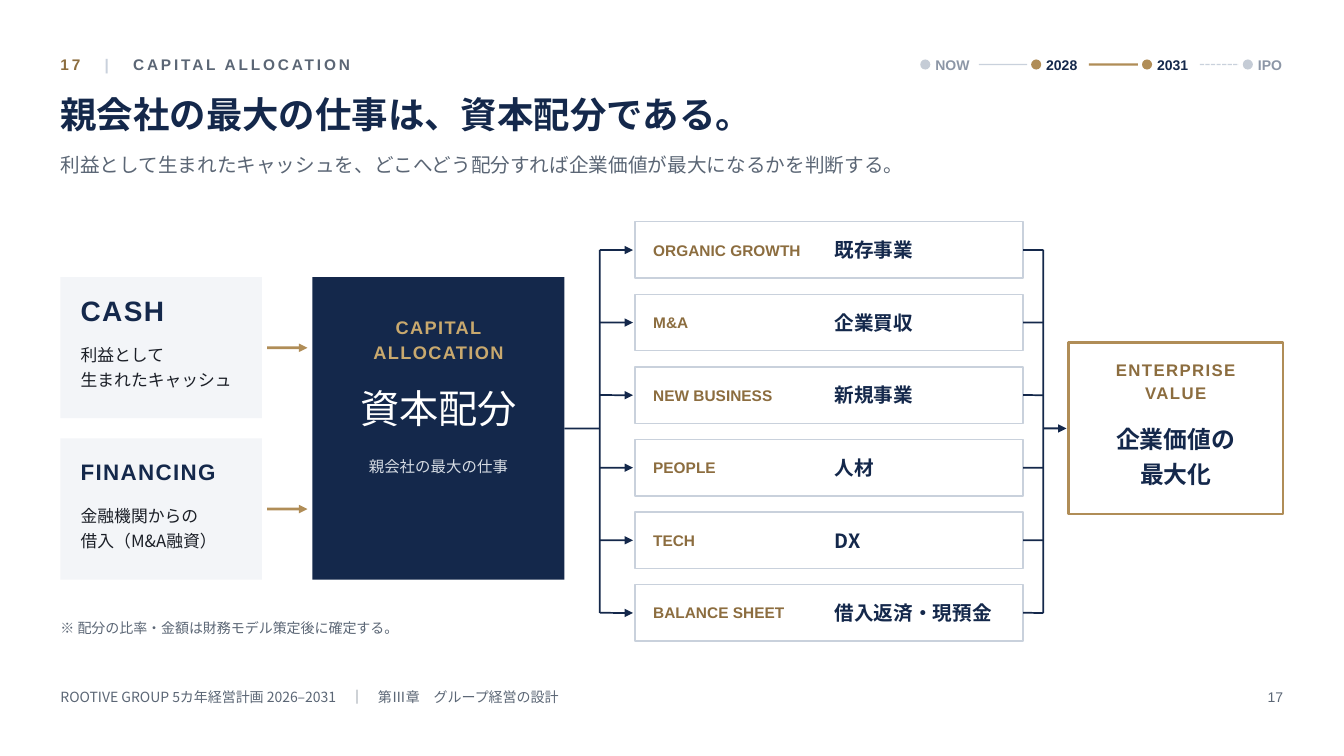
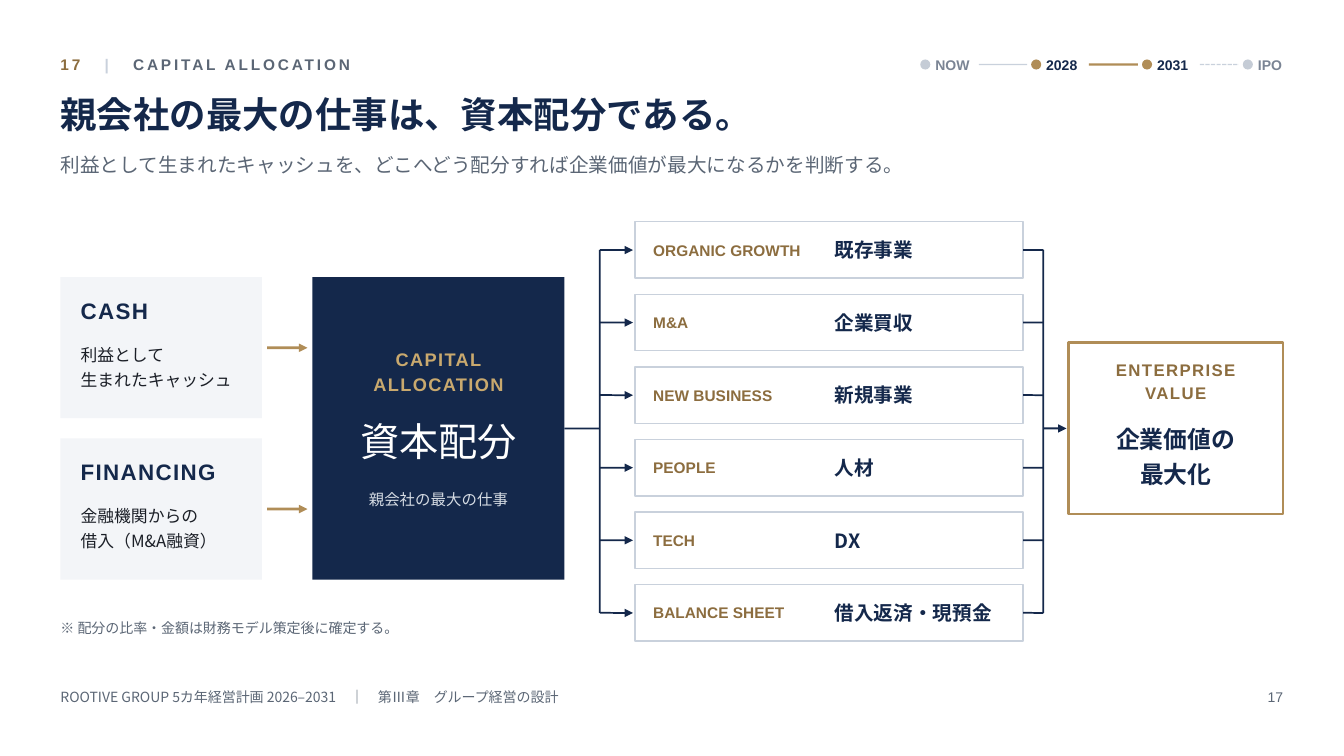
Before and after one commit to rootivebiz-create/ROOTIVE, a slide deck: slide 17 of docs/management-plan/ROOTIVE_GROUP_5year_plan_2026-2031.pptx. Drawn at 1344x756 pixels with LibreOffice and Linux fonts; fonts in the diff are those of the drawing. Boxes give left, top, right and bottom in pixels: in the first picture for what was removed or moved away, otherwise in the second. Text is boxed around its words. In the diff, an @@ line names an element or a change of style, - is before the commit and + after.

```diff
--- a/docs/management-plan/ROOTIVE_GROUP_5year_plan_2026-2031.pptx
+++ b/docs/management-plan/ROOTIVE_GROUP_5year_plan_2026-2031.pptx
@@ text "NOW" at <box>935,60,969,70</box>: text colour #8C96A6 to #7A8494 @@
@@ text "IPO" at <box>1258,60,1282,70</box>: text colour #8C96A6 to #7A8494 @@
@@ text "CASH" at <box>81,303,148,320</box>: size 20 to 16 pt @@
@@ 3 texts: place and size @@
-3 texts at <box>360,321,517,474</box>
+3 texts at <box>360,353,517,507</box>
```
Also in this commit, not shown: 20 other slides changed, 2 other files.
